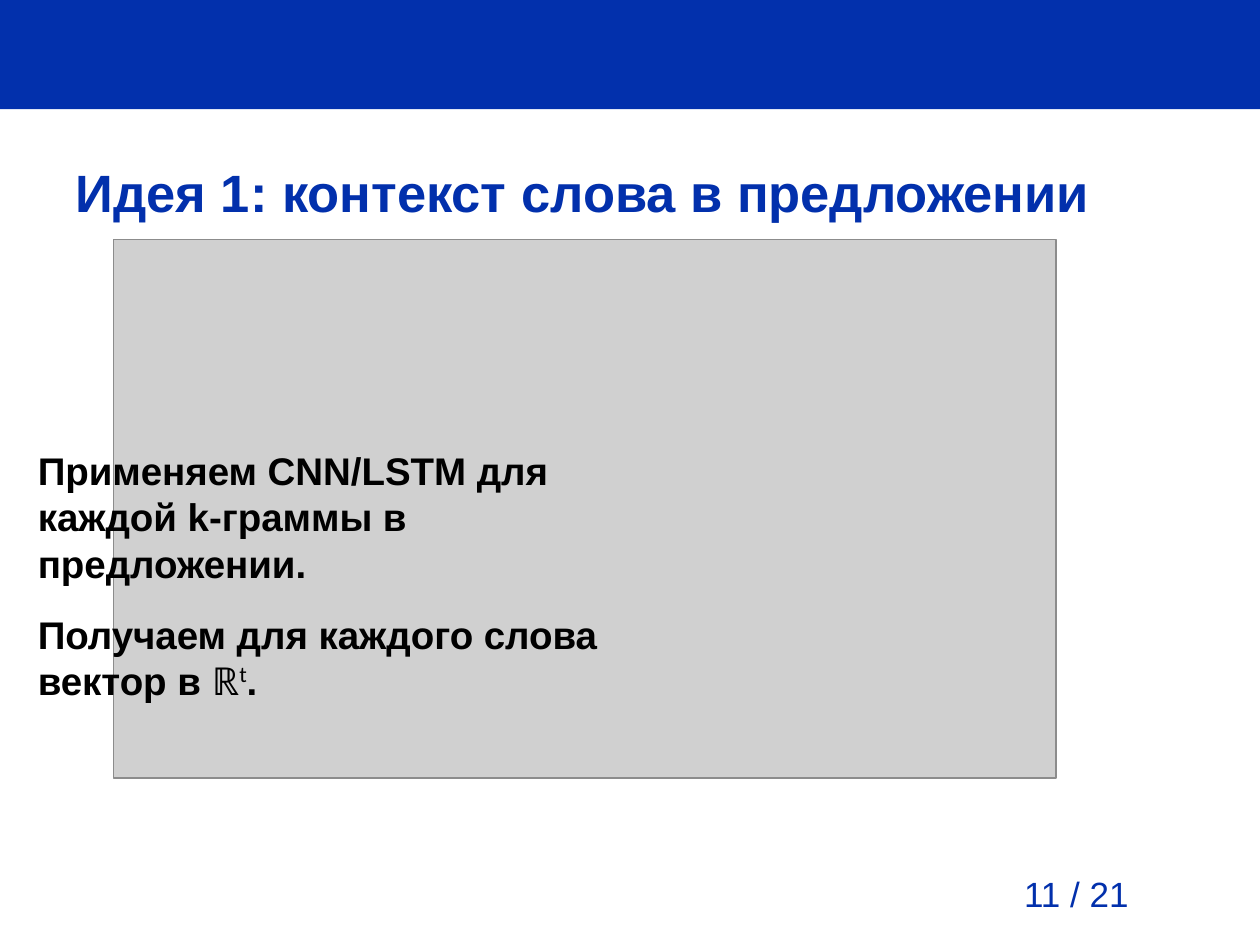
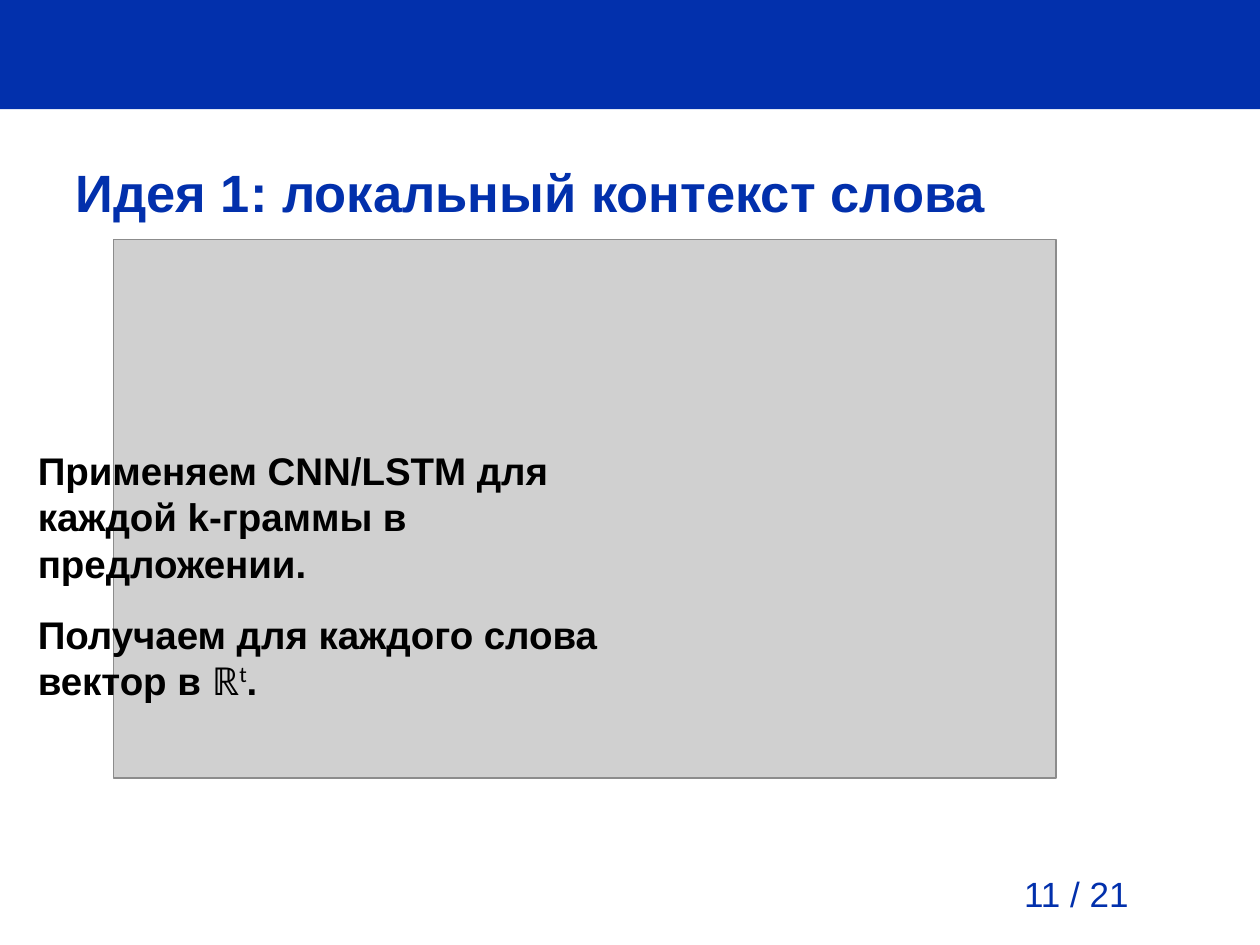
Before and after one commit to pva701/bachelor-thesis, a slide deck: slide 11 of presentation/presentation.odp. Drawn at 1260x945 pixels with LibreOffice and Linux fonts; fonts in the diff are those of the drawing; grey boxes stand for pictures; background and template pictures are left out. Boxes give left, top, right and bottom in pixels: in the first picture for what was removed or moved away, otherwise in the second. Text is boxed around its words. In the diff, an @@ line names an element or a change of style, - is before the commit and + after.

```diff
--- a/presentation/presentation.odp
+++ b/presentation/presentation.odp
@@ title at (76, 173, 985, 223): text changed @@
-Идея 1: контекст слова в предложении
+Идея 1: локальный контекст слова
```
Also in this commit, not shown: 4 other slides changed, 4 other files.
